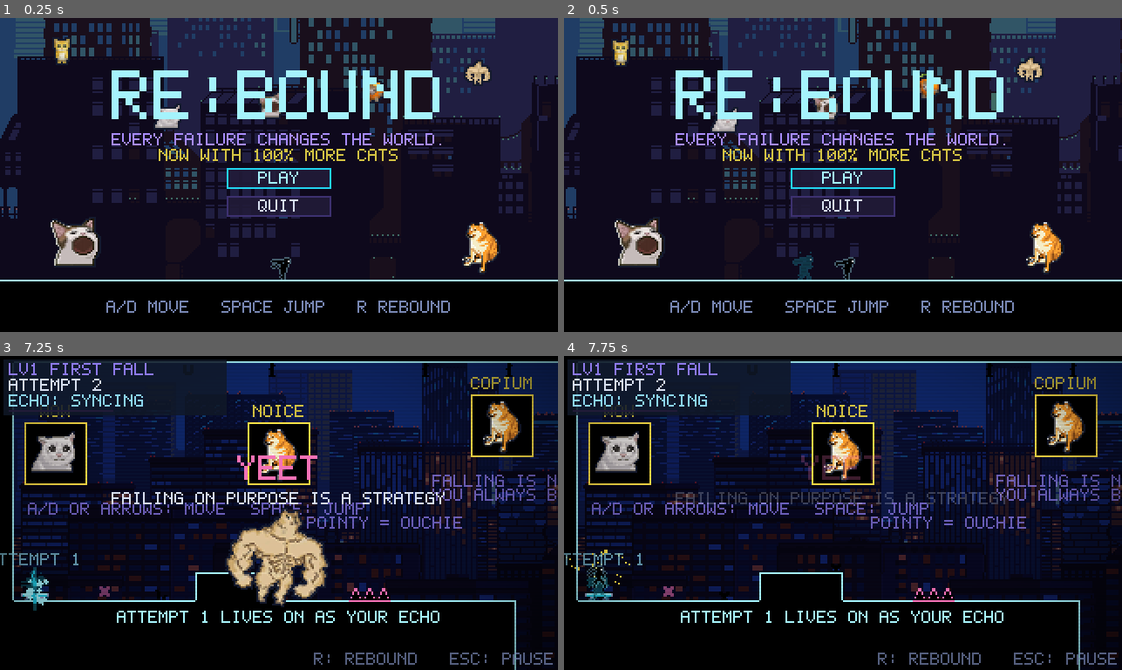
Above: before the commit, frames 1-4 (two rows, left to right).
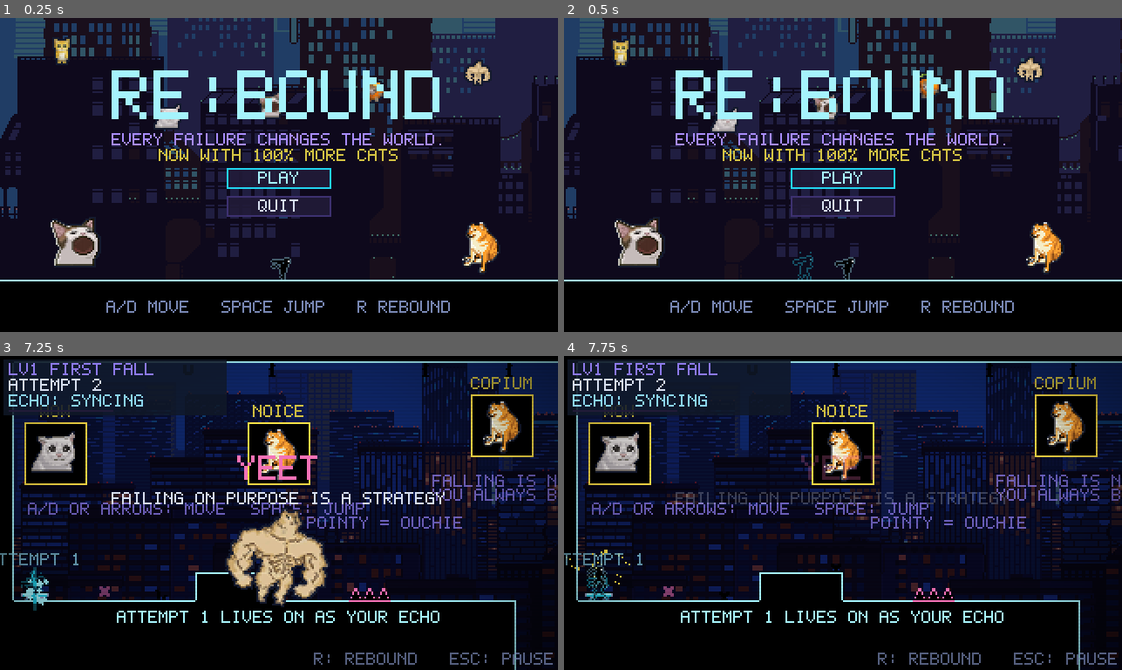
Above: after the commit, the same moments.

Repository: FaizeenHoque/Rebound
Game: Godot game, scene res://scenes/ui/main_menu.tscn
Two runs of this game, one before a commit and one after it. Both use one fixed random seed, a clock stepped at 60 frames per second and the inputs below. Sound files missing from this copy of the repository are replaced by a short silence.
Inputs (mouse positions are in pixels of both pictures, inside the frame that each line leads up to):
- Up to frame 1 (0.25 s): no input
- Up to frame 2 (0.5 s): no input
- Up to frame 3 (7.25 s): click "PLAY" at 0.5 s; move the mouse to (401, 497) at 1.27 s; hold D (move_right) 1.28-2.78 s; tap R (rebound) at 1.35, 4.35, 6.6 s; click (401, 497) at 1.42 s; tap Space (jump) at 1.52, 2.27, 4.52, 5.27, 6.02 s; move the mouse to (167, 528) at 2.02 s; tap Z at 2.1, 5.1 s; move the mouse to (334, 443) at 2.77 s; hold A (move_left) 2.78-3.5 s; tap P at 2.85, 5.85 s; click "RESTART LEVEL" at 3.5 s; move the mouse to (251, 575) at 4.27 s; hold D (move_right) 4.28-5.78 s; click (251, 575) at 4.42 s; move the mouse to (446, 560) at 5.02 s; move the mouse to (111, 465) at 5.77 s; hold A (move_left) 5.78-6.53 s; move the mouse to (306, 513) at 6.52 s; hold D (move_right) from 6.53 s (still down); click (306, 513) at 6.67 s
- Up to frame 4 (7.75 s): move the mouse to (759, 434) at 7.27 s; release D (move_right) at 7.28 s; hold A (move_left) from 7.28 s (still down); tap Z at 7.35 s; tap Space (jump) at 7.52 s

Frame 1 is identical in both runs. In frame 2, less than 0.1% of the frame differs, in the area x 41-45%, y 76-84%; in frame 3, less than 0.1%; in frame 4, 0.1%, in the area x 4-9%, y 70-78%.

Commit message:
Make the echo a dark shadow with a cyan glow
The echo is now a dark, translucent copy of the shadow fighter with
glowing cyan eyes and a pulsing cyan outline (scanlines and glitch
kept), instead of the bright cyan hologram.

Diff:
--- a/shaders/echo.gdshader
+++ b/shaders/echo.gdshader
@@ -1,5 +1,6 @@
 shader_type canvas_item;
-// Translucent cyan hologram with a glowing outline and scanlines.
+// The echo: a dark, translucent shadow of the player with glowing cyan eyes,
+// a pulsing cyan outline and scanlines (glitch offsets it on spawn/finish).
 uniform vec4 tint : source_color = vec4(0.133, 0.827, 0.933, 1.0);
 uniform float alpha : hint_range(0.0, 1.0) = 0.62;
 uniform float glitch : hint_range(0.0, 1.0) = 0.0;
@@ -18,10 +19,11 @@
 	float scan = 0.82 + 0.18 * step(0.5, fract(line * 0.5 + TIME * 3.0));
 	if (c.a > 0.5) {
 		float lum = dot(c.rgb, vec3(0.3, 0.59, 0.11));
-		vec3 col = mix(tint.rgb * 0.45, vec3(0.85, 1.0, 1.0), lum);
+		vec3 shadow = vec3(0.04, 0.06, 0.12);
+		vec3 col = mix(shadow, mix(tint.rgb, vec3(1.0), 0.4), step(0.5, lum));  // eyes glow
 		COLOR = vec4(col, alpha * scan);
 	} else if (n > 0.0) {
-		COLOR = vec4(tint.rgb, alpha * 0.55 * (0.75 + 0.25 * sin(TIME * 6.0)));
+		COLOR = vec4(tint.rgb, alpha * 0.8 * (0.75 + 0.25 * sin(TIME * 6.0)));
 	} else {
 		COLOR = vec4(0.0);
 	}
